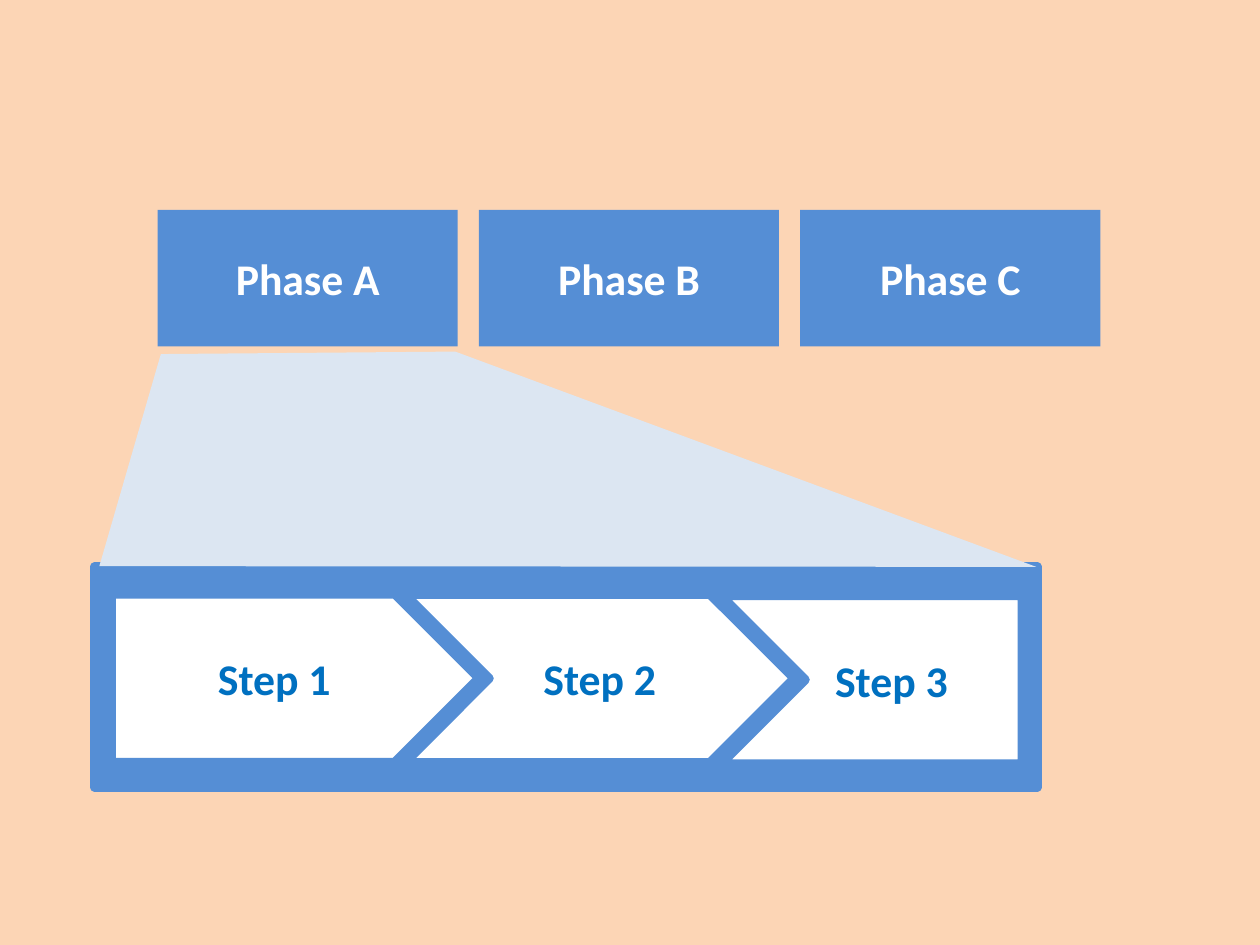
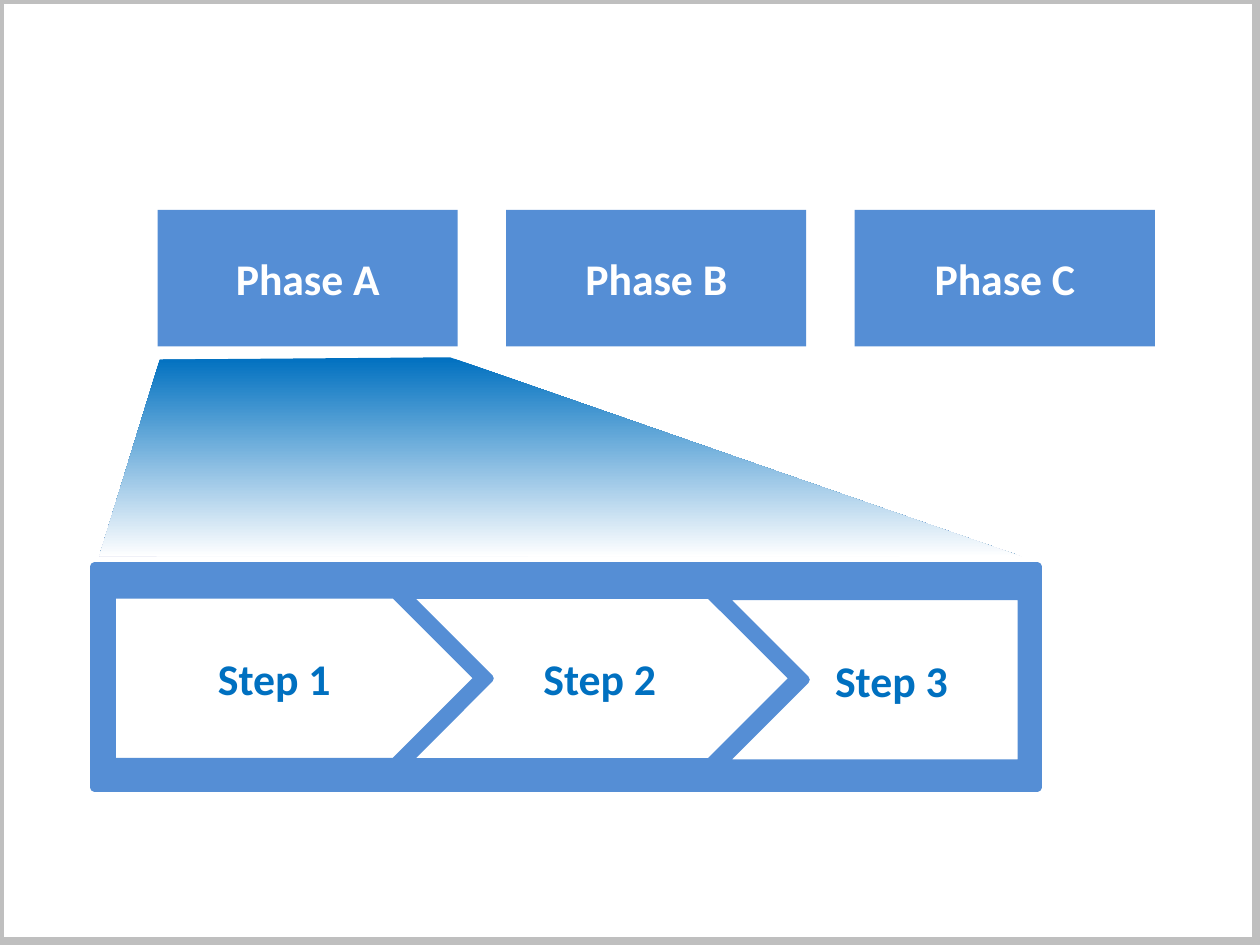
Before and after one commit to PowerPointLabs/PowerPointLabs, a slide deck: slide 3 of doc/Spotlight gif.pptx. Drawn at 1260x945 pixels with LibreOffice and Linux fonts; fonts in the diff are those of the drawing; background and template pictures are left out. Boxes give left, top, right and bottom in pixels: in the first picture for what was removed or moved away, otherwise in the second. Text is boxed around its words. In the diff, an @@ line names an element or a change of style, - is before the commit and + after.

```diff
--- a/doc/Spotlight gif.pptx
+++ b/doc/Spotlight gif.pptx
@@ rectangle added at bbox=[0, 0, 1257, 942], outline #BFBFBF 2 pt @@
@@ rectangle "Phase B": place and size @@
-rectangle "Phase B" at bbox=[479, 211, 778, 346]
+rectangle "Phase B" at bbox=[507, 211, 806, 346]
@@ rectangle "Phase C": place and size @@
-rectangle "Phase C" at bbox=[800, 211, 1099, 346]
+rectangle "Phase C" at bbox=[854, 211, 1153, 346]
@@ freeform shape: place and size @@
-freeform shape at bbox=[101, 353, 1036, 567]
+freeform shape at bbox=[101, 356, 1024, 554]
@@ freeform shape at bbox=[101, 356, 1024, 554]: fill #DCE6F2 to gradient #0070C0 to #FFFFFF to #E1E8F5 @@
```
Also in this commit, not shown: 2 other slides changed, 1 other file.
